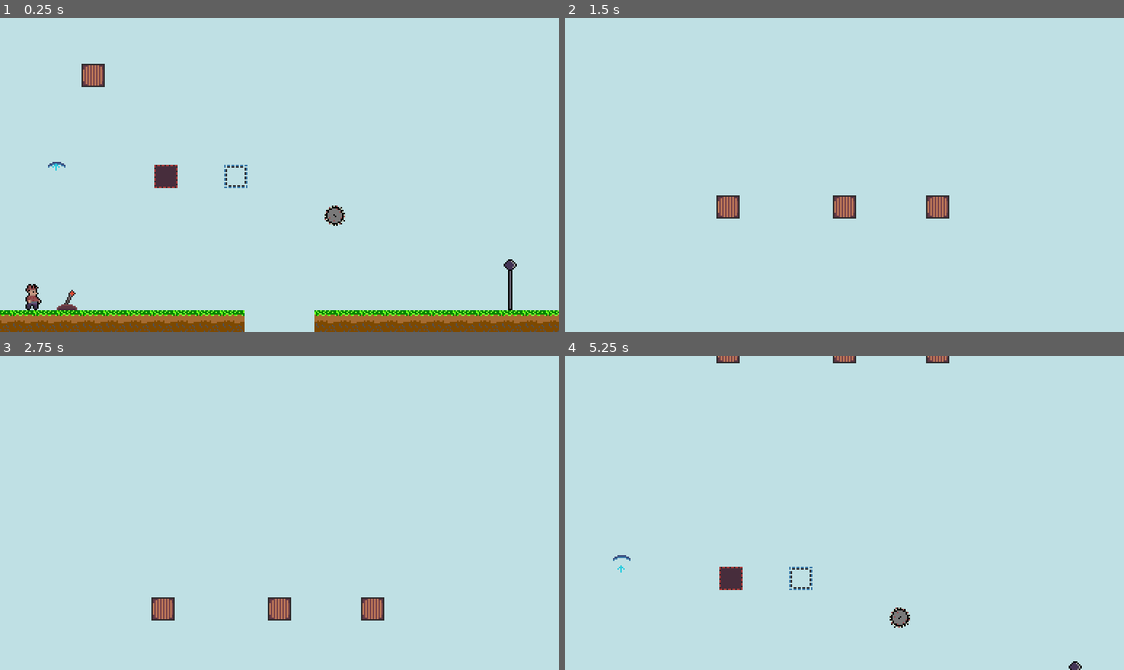
Above: before the commit, frames 1-4 (two rows, left to right).
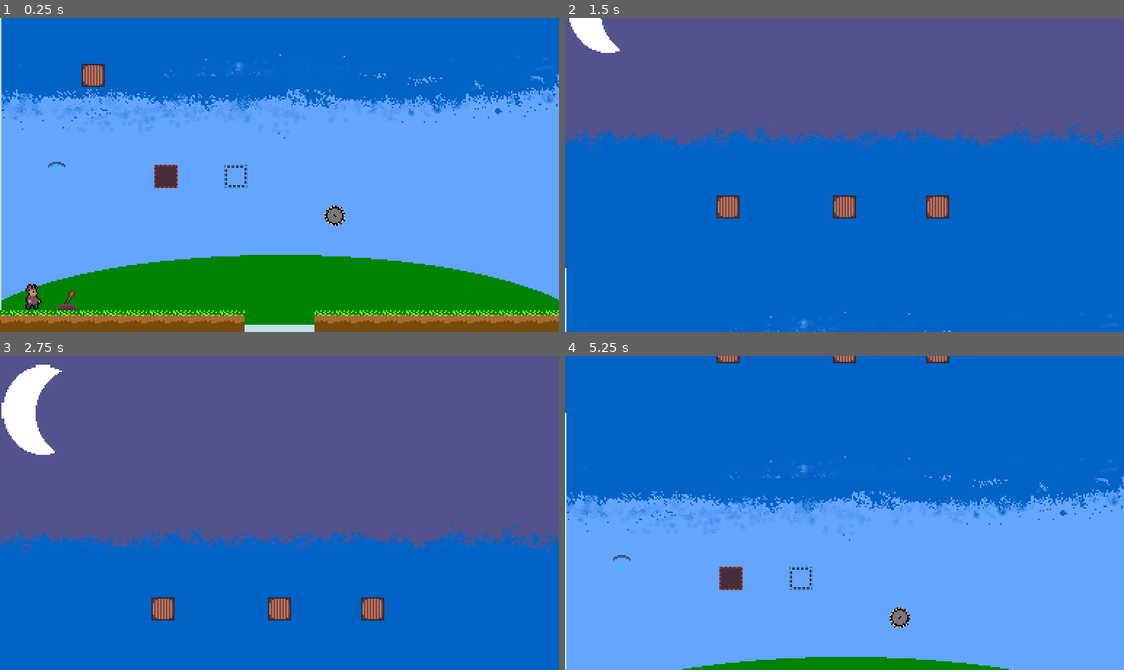
Above: after the commit, the same moments.

Repository: RamilHinshaw/ICT-GameJam-SU-2023
Game: Godot game, scene res://Scenes/levels/test-john.tscn
The game is run twice, just before and just after one commit, with the same random seed, the same clock (stepped at 60 frames per second) and the same inputs. This scene is started directly instead of the project's main scene.
Inputs:
- Up to frame 1 (0.25 s): no input
- Up to frame 2 (1.5 s): tap Enter (ui_accept) at 0.5, 0.77, 1.25 s; hold Right (ui_right) from 0.53 s (still down); tap M (stack_mode) at 0.6, 1.35 s
- Up to frame 3 (2.75 s): tap Enter (ui_accept) at 1.52 s; release Right (ui_right) at 2.03 s; hold Left (ui_left) from 2.03 s (still down); tap M (stack_mode) at 2.1 s
- Up to frame 4 (5.25 s): tap Enter (ui_accept) at 2.75, 3.02, 3.77, 4.25, 4.52 s; release Left (ui_left) at 2.78 s; hold Right (ui_right) 2.78-4.28 s; tap M (stack_mode) every 0.75 s from 2.85 to 5.1 s; hold Left (ui_left) 4.28-5.03 s; hold Right (ui_right) from 5.03 s (still down)

The runs differ from the first frame. In frame 1, 92% of the frame differs, in the area x 0-100%, y 0-98%; in frame 2, 99%; in frame 3, 99%, in the area x 0-100%, y 0-100%; in frame 4, 99%.

Commit message:
update sprites

Diff:
--- a/Scenes/levels/test-john.tscn
+++ b/Scenes/levels/test-john.tscn
@@ -21,12 +21,8 @@
 [ext_resource path="res://Scripts/Hazard.gd" type="Script" id=19]
 [ext_resource path="res://Scripts/Stack.gd" type="Script" id=20]
 [ext_resource path="res://Prefabs/Block_Box.tscn" type="PackedScene" id=21]
-
-[sub_resource type="RectangleShape2D" id=26]
-extents = Vector2( 7, 7 )
-
-[sub_resource type="RectangleShape2D" id=27]
-extents = Vector2( 7, 0.999954 )
+[ext_resource path="res://Sprites/new_sprites/background_Front_v0.png" type="Texture" id=22]
+[ext_resource path="res://Sprites/new_sprites/background_back_v0.png" type="Texture" id=23]
 
 [sub_resource type="ConvexPolygonShape2D" id=20]
 points = PoolVector2Array( 16, 16, 0, 16, 0, 0, 16, 0 )
@@ -199,6 +195,12 @@
 [sub_resource type="RectangleShape2D" id=31]
 extents = Vector2( 219.5, 3.99998 )
 
+[sub_resource type="RectangleShape2D" id=26]
+extents = Vector2( 7, 7 )
+
+[sub_resource type="RectangleShape2D" id=27]
+extents = Vector2( 7, 0.999954 )
+
 [sub_resource type="Animation" id=28]
 resource_name = "Pan_Down"
 tracks/0/type = "value"
@@ -260,28 +262,6 @@
 "_edit_vertical_guides_": [ 398.0 ]
 }
 
-[node name="Block_BoxRB" type="KinematicBody2D" parent="."]
-position = Vector2( -129, -70 )
-moving_platform_apply_velocity_on_leave = 2
-script = ExtResource( 18 )
-
-[node name="Sprite" type="Sprite" parent="Block_BoxRB"]
-position = Vector2( 0, -1.52588e-05 )
-texture = ExtResource( 15 )
-
-[node name="CollisionShape2D" type="CollisionShape2D" parent="Block_BoxRB"]
-position = Vector2( 0.000750065, 0 )
-shape = SubResource( 26 )
-
-[node name="Hazard" type="Area2D" parent="Block_BoxRB"]
-position = Vector2( 4.57764e-05, 8.99999 )
-collision_layer = 0
-script = ExtResource( 19 )
-
-[node name="CollisionShape2D" type="CollisionShape2D" parent="Block_BoxRB/Hazard"]
-position = Vector2( -1.52588e-05, -0.999985 )
-shape = SubResource( 27 )
-
 [node name="World" type="Node2D" parent="."]
 rotation = 6.28319
 script = ExtResource( 10 )
@@ -334,6 +314,32 @@
 position = Vector2( 4.50005, 1.99988 )
 shape = SubResource( 31 )
 
+[node name="Sprite" type="Sprite" parent="World"]
+show_behind_parent = true
+texture = ExtResource( 22 )
+
+[node name="Block_BoxRB" type="KinematicBody2D" parent="."]
+position = Vector2( -129, -70 )
+moving_platform_apply_velocity_on_leave = 2
+script = ExtResource( 18 )
+
+[node name="Sprite" type="Sprite" parent="Block_BoxRB"]
+position = Vector2( 0, -1.52588e-05 )
+texture = ExtResource( 15 )
+
+[node name="CollisionShape2D" type="CollisionShape2D" parent="Block_BoxRB"]
+position = Vector2( 0.000750065, 0 )
+shape = SubResource( 26 )
+
+[node name="Hazard" type="Area2D" parent="Block_BoxRB"]
+position = Vector2( 4.57764e-05, 8.99999 )
+collision_layer = 0
+script = ExtResource( 19 )
+
+[node name="CollisionShape2D" type="CollisionShape2D" parent="Block_BoxRB/Hazard"]
+position = Vector2( -1.52588e-05, -0.999985 )
+shape = SubResource( 27 )
+
 [node name="StackController" type="Node2D" parent="."]
 script = ExtResource( 9 )
 stacks = [ NodePath("StackContainer/Stack1"), NodePath("StackContainer/Stack2"), NodePath("StackContainer/Stack3") ]
@@ -522,6 +528,12 @@
 
 [node name="Block_Box11" parent="StackController/StackContainer/Stack3" instance=ExtResource( 21 )]
 position = Vector2( 127, -246 )
+
+[node name="BackgroundBackV0" type="Sprite" parent="StackController"]
+show_behind_parent = true
+position = Vector2( -1, -220 )
+scale = Vector2( 0.984699, 1 )
+texture = ExtResource( 23 )
 
 [node name="Player" parent="." instance=ExtResource( 1 )]
 position = Vector2( -171, 89 )
Not shown: 2 places in Scenes/levels/test-john.tscn that only renumber resources
Binary file added: Sprites/background_Front_v0.png
Not shown, added: Sprites/background_Front_v0.png.import
Binary file added: Sprites/new_sprites/background_Front_v0.png
Not shown, added: Sprites/new_sprites/background_Front_v0.png.import
Binary file added: Sprites/new_sprites/background_back_v0.png
Not shown, added: Sprites/new_sprites/background_back_v0.png.import
Binary file added: Sprites/new_sprites/pc_and_movement/Walk_left_v0.png
Not shown, added: Sprites/new_sprites/pc_and_movement/Walk_left_v0.png.import
Binary file added: Sprites/new_sprites/pc_and_movement/Walk_right_v0.png
Not shown, added: Sprites/new_sprites/pc_and_movement/Walk_right_v0.png.import
Binary file added: Sprites/new_sprites/pc_and_movement/sprite_jump_v0.png
(and 1 more such lines)
